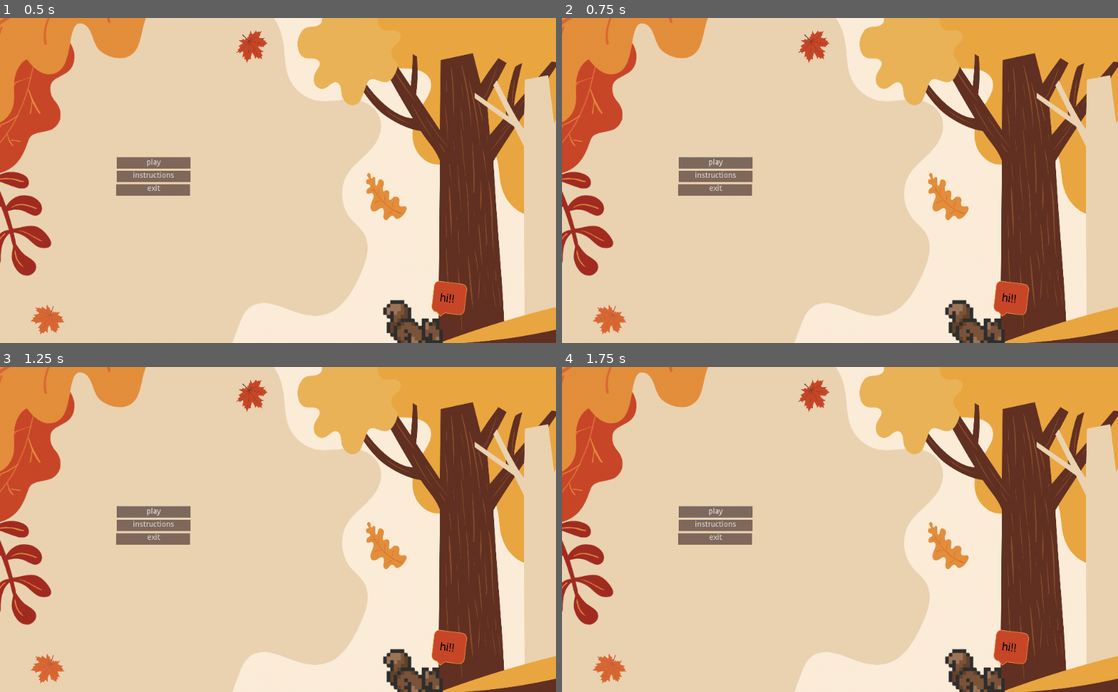
Above: before the commit, frames 1-4 (two rows, left to right).
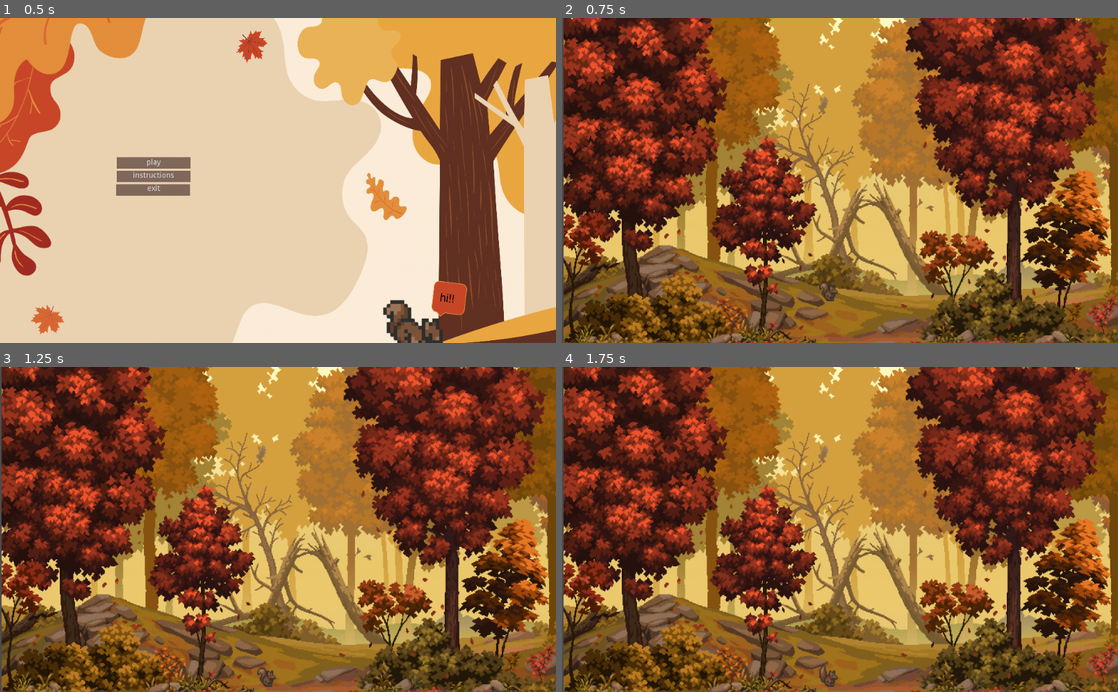
Above: after the commit, the same moments.

Repository: bcenturino25/game-1
Game: Godot game, scene res://scenes/main menu.tscn
The game is run twice, just before and just after one commit, with the same random seed, the same clock (stepped at 60 frames per second) and the same inputs.
Inputs (mouse positions are in pixels of both pictures, inside the frame that each line leads up to):
- Up to frame 1 (0.5 s): no input
- Up to frame 2 (0.75 s): click "play" at 0.5 s
- Up to frame 3 (1.25 s): no input
- Up to frame 4 (1.75 s): click (717, 510) at 1.25 s, where only the run before the commit has a clickable "play"

Frame 1 is identical in both runs. In frame 2, 97% of the frame differs, in the area x 0-100%, y 0-100%; in frame 3, 97%; in frame 4, 97%.
Error before the commit: Parse Error: The function "_on_playButton_pressed" already exists in this class (at line 3). (res://scenes/main)

Commit message:
button code

Diff:
--- a/scenes/main menu.gd
+++ b/scenes/main menu.gd
@@ -6,5 +6,5 @@
 func _on_exitButton_pressed():
 	get_tree().quit()
 
-func _on_playButton_pressed():
-	get_tree().change_scene("res://scenes/main.tscn")
+func _on_optionsButton_pressed():
+	get_tree().change_scene("res://scenes/instructions.tscn")
